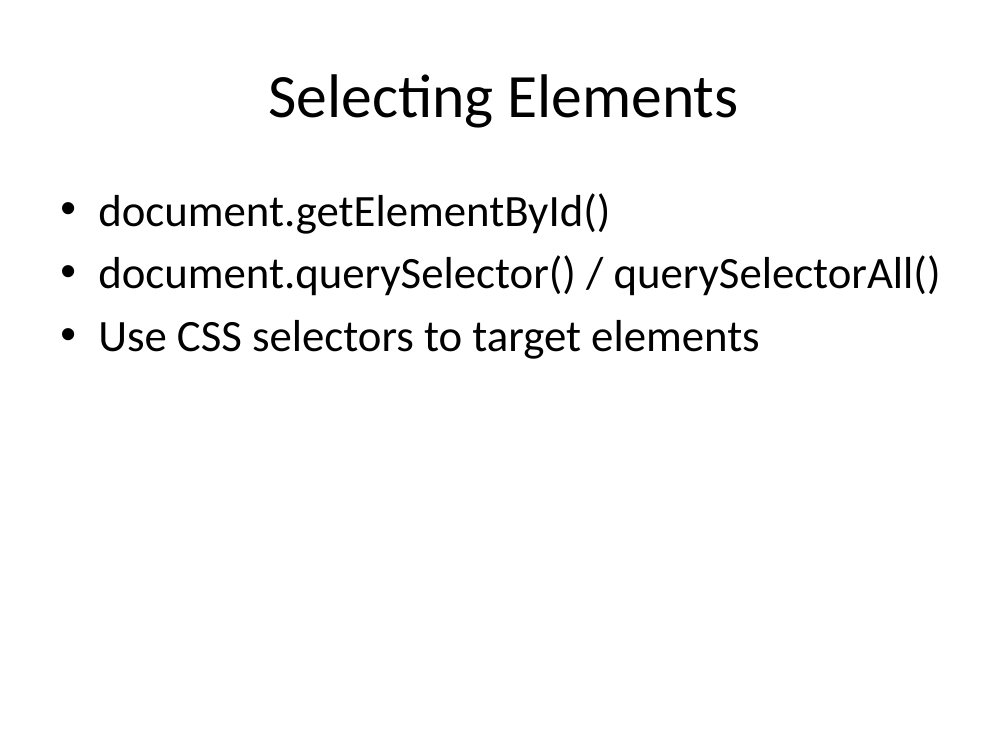
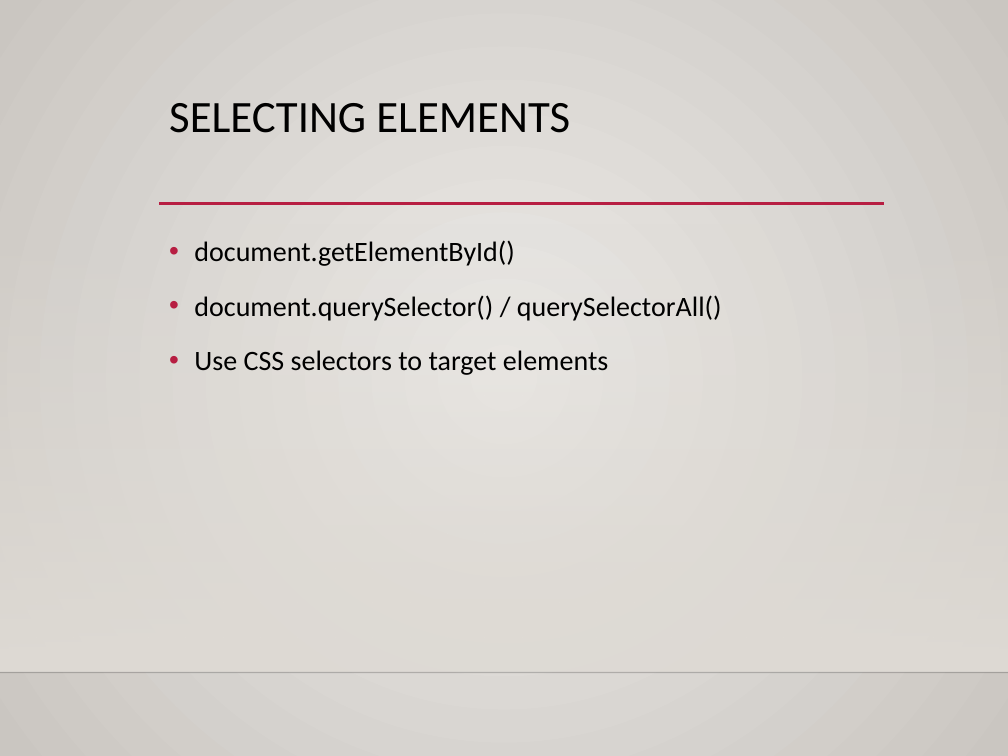
Before and after one commit to dtarvin/JavaScript-Class, a slide deck: slide 4 of slides for class/JS_Week4_Slides.pptx. Drawn at 1008x756 pixels with LibreOffice and Linux fonts; fonts in the diff are those of the drawing; background and template pictures are left out. Boxes give left, top, right and bottom in pixels: in the first picture for what was removed or moved away, otherwise in the second. Text is boxed around its words. In the diff, an @@ line names an element or a change of style, - is before the commit and + after.

Commit message:
formatting slides and editing slides

```diff
--- a/slides for class/JS_Week4_Slides.pptx
+++ b/slides for class/JS_Week4_Slides.pptx
@@ background #FFFFFF to gradient #ECEAE7 to #CAC7C1 @@
@@ title "SELECTING ELEMENTS" at box(169, 103, 570, 133): vertical alignment middle to top @@
@@ title at box(169, 103, 570, 133): text changed; size 44 to 32 pt @@
-Selecting Elements
+SELECTING ELEMENTS
@@ line added from (159, 204) to (884, 204), #B71E42 2.5 pt @@
@@ rectangle added at box(0, 222, 1008, 671), fill gradient #DFDBD5 @@
@@ text "document.getElementById()": place and size @@
-text "document.getElementById()" at box(98, 193, 941, 359)
+text "document.getElementById()" at box(194, 240, 722, 375)
@@ text "document.getElementById()" at box(194, 240, 722, 375): size 32 to 20 pt; indent changed; line spacing 1 to 1.2; more space between paragraphs @@
@@ line added from (0, 672) to (1008, 672), #000001 1 pt @@
```
Also in this commit, not shown: 18 other slides changed, 28 other files.
